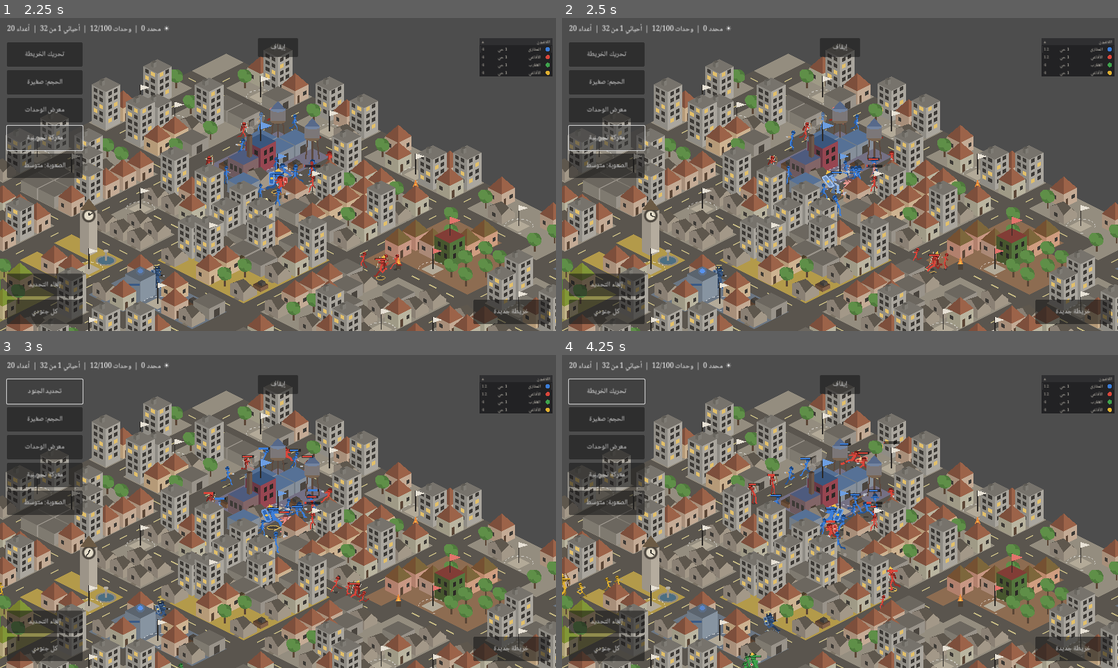
Above: before the commit, frames 1-4 (two rows, left to right).
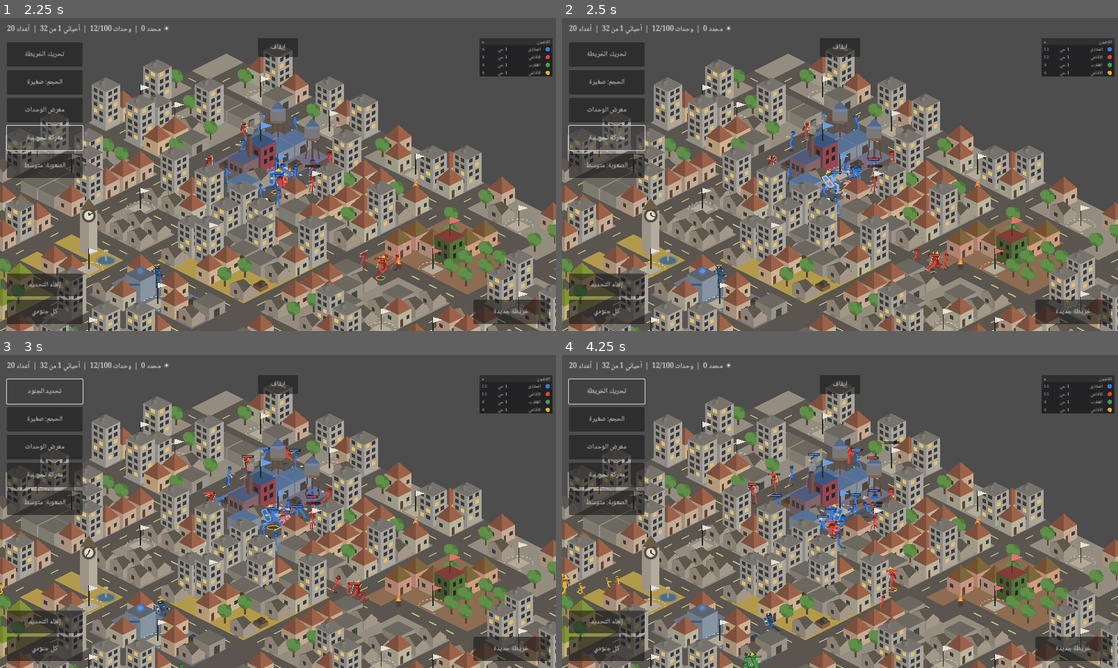
Above: after the commit, the same moments.

Repository: mohammed-5498/New-game-for-hymadi-
Game: Godot game, scene res://menu.tscn
The game is run twice, just before and just after one commit, with the same random seed, the same clock (stepped at 60 frames per second) and the same inputs.
Inputs:
- Up to frame 1 (2.25 s): click "لعب" at 0.5 s; click "ابدأ" at 1.25 s; click "معركة تجريبية" at 2 s
- Up to frame 2 (2.5 s): no input
- Up to frame 3 (3 s): click "تحريك الخريطة" at 2.75 s
- Up to frame 4 (4.25 s): click "تحديد الجنود" at 3.5 s

Frame 1 is identical in both runs. In frame 2, less than 0.1% of the frame differs, in the area x 48-54%, y 30-64%; in frame 3, 0.1%; in frame 4, 0.6%, in the area x 36-58%, y 27-63%.

Commit message:
المرحلة 11 — الدفعة ج: المواقف ومستويات التفصيل (5.4.4 و 5.4.5)
**المواقف الطريفة (5.4.4):**
- الارتداد يدفع الوحدة على حليفها فيترنّح الاثنان 0.3 ث — ويقع كثيراً عند صدّ الدروع.
- الضربة الدائرية تدفع الحلفاء المحيطين بلا ضرر عليهم: لا ضرر صديق أبداً، لكن الدفع مسموح.
- الجثة ترتد وتتدحرج مسافة تتناسب مع قوة الضربة القاتلة (بسقف 2.5 مربع)، وتصطدم بمن
  في طريقها فتزحزحهم. سرعة الارتداد محسوبة من قانون التوقف v² = 2ad حتى تقف عند
  المسافة المطلوبة بالضبط — الصيغة الأولى تجاوزت السقف وأمسكها الفحص.

**مستويات التفصيل (5.4.5):** أقرب 60 وحدة للكاميرا داخل الشاشة بالمستوى الكامل،
وباقي وحدات الشاشة بالمبسّط (حركة واحدة، بلا تفادٍ، مع الترنّح)، وما خارج الشاشة
بالإحصائي (أرقام فقط والضرر × 0.85 تعويضاً عن التفادي المتوسط). والحد ينزل إلى 30
إذا تجاوزت المباراة 800 وحدة، ويُعاد الحساب كل نصف ثانية لا كل إطار، والجثث
المتدحرجة 20 كحد أقصى والأقدم يتوقف.

الكلفة مقيسة: خطوة القتال لـ 250 وحدة — كامل 5.38 ms، مبسّط 5.26، إحصائي 4.65.
الكسب الأكبر في الرسم لا في الحساب: وحدات المستوى الإحصائي خارج الشاشة فلا تُرسم.

**أخطاء أمسكها الفحص قبل الدفع:** تدحرج تجاوز سقفه، وجثة واحدة زائدة على الحد حين
تموت الجثث كلها في نفس اللحظة، وضرب ضرر المستوى الإحصائي في معامل حركة لا وجود له
في ذلك المستوى (0.59 بدل 0.85).

`tests/test_lod.gd`: 11 مجموعة فحص. وبهذا اكتملت المرحلة 11 (القسم 5.4) بدفعاتها الثلاث.

Co-Authored-By: Claude Opus 5 <noreply@anthropic.com>
Claude-Session: https://claude.ai/code/session_01Vf2K8n39mAz1nfMpU34ux9

Diff:
--- a/godot/scripts/combat.gd
+++ b/godot/scripts/combat.gd
@@ -64,6 +64,8 @@
 		"face": Vector2(1, 0),      # اتجاه نظر الوحدة، تُحسب منه قاعدة الزاوية
 		"stamina": GC.STAMINA_MAX, "dodge_t": 0.0, "dodge_cool": 0.0, "block_t": 0.0,
 		"react_t": -1.0, "react_from": -1, "react_kind": "",
+		# مستوى التفصيل وتدحرج الجثة (5.4.4 و 5.4.5)
+		"lod": GC.LOD_FULL, "roll": Vector2.ZERO, "roll_t": 0.0,
 	}
 	u.merge(_traits(u["seed"]))
 	next_id += 1
@@ -128,6 +130,7 @@
 		u["hurt_t"] += delta
 		if u["state"] == "dead":
 			u["dead_t"] += delta
+			_roll_corpse(u, delta)
 			continue
 		_step_timers(u, delta)
 		_step_unit(u, delta)
@@ -441,6 +444,19 @@
 	else:
 		u["path"] = []
 
+	# المستوى الإحصائي (خارج الشاشة): بلا أنميشن ولا ردود أفعال، تبادل ضرر بالأرقام
+	# مع ضرب الضرر × 0.85 تعويضاً عن التفادي المتوسط حتى لا تختلف النتائج (5.4.5)
+	if String(u.get("lod", GC.LOD_FULL)) == GC.LOD_STAT:
+		u["cycle"] = 0.0
+		u["swing"] += delta
+		if not u["hit_done"] and u["swing"] >= rate * GC.UNIT_HIT_AT:
+			u["hit_done"] = true
+			_land_attack(u, tgt, melee_now)
+		if u["swing"] >= rate:
+			u["swing"] -= rate
+			u["hit_done"] = false
+		return
+
 	# الرماية من بعيد تبقى بإيقاعها القديم (5.3)؛ نظام الحركات للالتحام (5.4.2)
 	if not uses_moves(u, melee_now):
 		u["swing"] += delta
@@ -504,6 +520,9 @@
 func _warn(victim: Dictionary, attacker: Dictionary, wind: float) -> void:
 	if not alive(victim) or float(victim["react_t"]) >= 0.0:
 		return
+	# التفادي والصدّ للمستوى الكامل وحده (5.4.5)
+	if String(victim.get("lod", GC.LOD_FULL)) != GC.LOD_FULL:
+		return
 	var side := hit_side(victim, Vector2(attacker["pos"]))
 	if side_react(side) <= 0.0:
 		return                      # من الخلف لا تُرى الضربة أصلاً
@@ -567,6 +586,9 @@
 
 # اختيار الحركة بنظام نقاط لا بعشوائية محضة (5.4.2)
 func pick_move(u: Dictionary, tgt: Dictionary, d: float, reach: float) -> String:
+	# المستوى المبسّط: حركة واحدة فقط (5.4.5)
+	if String(u.get("lod", GC.LOD_FULL)) != GC.LOD_FULL:
+		return "quick"
 	var lock := String(u.get("move_lock", ""))
 	if lock != "" and GC.MOVES.has(lock):
 		return lock
@@ -630,9 +652,12 @@
 	var key := String(u["key"])
 	var dmg: float = float(GC.stat(key, "melee_dmg")) if melee_now else float(GC.stat(key, "dmg"))
 	dmg *= out_mult(u)
+	if String(u.get("lod", GC.LOD_FULL)) == GC.LOD_STAT:
+		dmg *= GC.LOD_STAT_DMG    # تعويض التفادي المتوسط الغائب هنا (5.4.5)
 
 	# ---- الحركة الحالية وأثرها (5.4.2) ----
-	var moves: bool = uses_moves(u, melee_now)
+	# المستوى الإحصائي بلا حركات أصلاً، فلا يُضرب ضرره في معامل حركة (5.4.5)
+	var moves: bool = uses_moves(u, melee_now) and String(u.get("lod", GC.LOD_FULL)) != GC.LOD_STAT
 	var spec: Dictionary = GC.MOVES.get(String(u["move"]), {}) if moves else {}
 	var around: bool = bool(spec.get("around", false))
 	if moves:
@@ -666,6 +691,11 @@
 			+ float(spec["reach"])
 		for o in _enemies_within(u, Vector2(u["pos"]), radius):
 			damage(o, dmg, u, false)
+		# وتدفع الحلفاء المحيطين بلا ضرر عليهم: لا ضرر صديق أبداً، لكن الدفع مسموح (5.4.4)
+		for o in _near_units(Vector2(u["pos"]), radius):
+			if o["state"] == "dead" or int(o["id"]) == int(u["id"]) or not _friendly(u, o):
+				continue
+			_push(o, Vector2(u["pos"]), GC.SPIN_ALLY_PUSH)
 		return
 
 	damage(tgt, dmg, u, false)
@@ -777,12 +807,63 @@
 	if tgt["hp"] <= 0.0:
 		if on_death.is_valid():
 			on_death.call(tgt, src)
-		_kill(tgt)
-
-func _kill(u: Dictionary) -> void:
+		_kill(tgt, dealt, src)
+
+# الجثة ترتد وتتدحرج مسافة تتناسب مع قوة الضربة القاتلة، وتزحزح من في طريقها (5.4.4)
+func _roll_corpse(u: Dictionary, delta: float) -> void:
+	var v: Vector2 = Vector2(u["roll"])
+	if v.length() < 0.01:
+		return
+	var step: Vector2 = v * delta
+	var to: Vector2 = Vector2(u["pos"]) + step
+	if _walkable_at(to):
+		u["pos"] = to
+		# تصطدم بمن في طريقها فتزحزحهم قليلاً
+		for o in _near_units(to, GC.SHOVE_ALLY_DIST):
+			if o["state"] == "dead" or int(o["id"]) == int(u["id"]):
+				continue
+			var away: Vector2 = Vector2(o["pos"]) - to
+			if away.length() < 0.001:
+				away = v.normalized()
+			var shoved: Vector2 = Vector2(o["pos"]) + away.normalized() * GC.CORPSE_SHOVE * delta * 10.0
+			if _walkable_at(shoved):
+				o["pos"] = shoved
+	else:
+		u["roll"] = Vector2.ZERO
+		return
+	u["roll"] = v.move_toward(Vector2.ZERO, GC.CORPSE_DRAG * delta)
+
+# كم جثة تتدحرج الآن؟ الحد عشرون والأقدم يتوقف (5.4.5)
+func _cap_rolling(latest: Dictionary) -> void:
+	var rolling := []
+	for u in units:
+		if u["state"] == "dead" and Vector2(u["roll"]).length() > 0.01:
+			rolling.append(u)
+	if rolling.size() <= GC.CORPSE_ROLLING_MAX:
+		return
+	rolling.sort_custom(func(x, y): return float(x["dead_t"]) > float(y["dead_t"]))
+	var to_stop: int = rolling.size() - GC.CORPSE_ROLLING_MAX
+	for r in rolling:
+		if to_stop <= 0:
+			break
+		if int(r["id"]) == int(latest["id"]):
+			continue          # الأحدث يبقى، والأقدم هو الذي يتوقف
+		r["roll"] = Vector2.ZERO
+		to_stop -= 1
+
+func _kill(u: Dictionary, blow: float = 0.0, from = null) -> void:
 	u["hp"] = 0.0
 	u["state"] = "dead"
 	u["dead_t"] = 0.0
+	# ارتداد الجثة: مسافته من قوة الضربة القاتلة (5.4.4)
+	if from != null and blow > 0.0:
+		var dir: Vector2 = Vector2(u["pos"]) - Vector2(from["pos"])
+		if dir.length() < 0.001:
+			dir = Vector2(1, 0)
+		var dist: float = minf(blow * GC.CORPSE_ROLL, GC.CORPSE_ROLL_MAX)
+		# مع تباطؤ ثابت a تكون مسافة التوقف v² / (2a)، فالسرعة الأولى:
+		u["roll"] = dir.normalized() * sqrt(2.0 * GC.CORPSE_DRAG * dist)
+		_cap_rolling(u)
 	u["path"] = []
 	u["sel"] = false
 	# من كان يقاتله يبحث فوراً عن هدف آخر (5.2)
@@ -1020,8 +1101,16 @@
 	if d.length() < 0.01:
 		return
 	var goal: Vector2 = Vector2(u["pos"]) + d.normalized() * tiles
-	if _walkable_at(goal):
-		u["pos"] = goal
+	if not _walkable_at(goal):
+		return
+	u["pos"] = goal
+	# ارتطام بحليف: يترنّح الاثنان (5.4.4)
+	for o in _near_units(goal, GC.SHOVE_ALLY_DIST):
+		if o["state"] == "dead" or int(o["id"]) == int(u["id"]) or not _friendly(u, o):
+			continue
+		_stagger(u, GC.SHOVE_ALLY_STAGGER)
+		_stagger(o, GC.SHOVE_ALLY_STAGGER)
+		break
 
 func _walkable_at(p: Vector2) -> bool:
 	if map == null or not map.has_method("walkable"):
--- a/godot/scripts/config.gd
+++ b/godot/scripts/config.gd
@@ -199,6 +199,26 @@
 const STAMINA_DODGE := 35.0
 const STAMINA_BLOCK := 25.0
 const STAMINA_REGEN := 20.0     # في الثانية
+
+# ---------- المواقف الطريفة (5.4.4) ----------
+const SHOVE_ALLY_DIST := 0.6    # الوحدة المرتدّة تصطدم بحليف داخل هذه المسافة
+const SHOVE_ALLY_STAGGER := 0.3 # فيترنّح الاثنان
+const SPIN_ALLY_PUSH := 0.5     # الضربة الدائرية تدفع الحلفاء بلا ضرر
+const CORPSE_ROLL := 0.045      # مسافة تدحرج الجثة لكل نقطة ضرر من الضربة القاتلة
+const CORPSE_ROLL_MAX := 2.5    # سقف المسافة بالمربعات
+const CORPSE_DRAG := 4.0        # تباطؤ التدحرج في الثانية
+const CORPSE_ROLLING_MAX := 20  # أكثر من عشرين جثة متدحرجة: الأقدم يتوقف
+const CORPSE_SHOVE := 0.35      # كم تزحزح الجثةُ من في طريقها
+
+# ---------- مستويات التفصيل (5.4.5) ----------
+const LOD_FULL := "full"        # كل ما سبق
+const LOD_SIMPLE := "simple"    # حركة واحدة، بلا تفادٍ، مع الترنّح
+const LOD_STAT := "stat"        # أرقام فقط بلا أنميشن ولا ردود أفعال
+const LOD_NEAR := 60            # أقرب 60 وحدة للكاميرا داخل الشاشة
+const LOD_NEAR_CROWDED := 30    # وإذا تجاوزت المباراة 800 وحدة
+const LOD_CROWD := 800
+const LOD_EVERY := 0.5          # يُعاد الحساب كل نصف ثانية لا كل إطار
+const LOD_STAT_DMG := 0.85      # تعويض التفادي المتوسط حتى لا تختلف النتائج
 
 # ---------- اختيار الحركة بنظام نقاط (5.4.2) ----------
 const MOVE_BASE := {"quick": 1.0, "heavy": 1.0, "thrust": 0.8, "spin": 0.6}
--- a/godot/scripts/game.gd
+++ b/godot/scripts/game.gd
@@ -49,6 +49,7 @@
 var live_tiles: Array = []       # مبانٍ فيها جزء متحرك: الساعة والشرطة والأعلام
 var dist_bands: Array = []       # أول وآخر قطر يمر به كل حي (14)
 var _view := Rect2()             # ما تراه الكاميرا الآن، يُحسب مرة كل إطار (14)
+var _lod_t := 0.0                # مؤقت إعادة حساب مستويات التفصيل (5.4.5)
 var map_draws := 0               # كم مرة أُعيد رسم الخريطة الثابتة (للفحص)
 var unit_draws := 0              # وكم وحدة رُسمت في الإطار الأخير (للفحص)
 var show_fps := false            # يظهر بثلاث لمسات على شريط المعلومات (14)
@@ -189,11 +190,37 @@
 		cam.offset = Vector2.ZERO
 	_clamp_cam()
 	_refresh_layers()
+	_refresh_lod(delta)
 	if show_fps:
 		_fps_t += delta
 		if _fps_t >= GC.FPS_UPDATE:
 			_fps_t = 0.0
 			_refresh_info()
+
+# مستويات التفصيل الثلاثة (5.4.5): الأقرب للكاميرا كامل، وباقي ما على الشاشة مبسّط،
+# وما خارجها إحصائي. يُعاد الحساب كل نصف ثانية لا كل إطار.
+func _refresh_lod(delta: float) -> void:
+	_lod_t -= delta
+	if _lod_t > 0.0:
+		return
+	_lod_t = GC.LOD_EVERY
+	var center: Vector2 = _view.position + _view.size * 0.5
+	var near := []
+	for u in combat.units:
+		if u["state"] == "dead":
+			continue
+		var p := tile_to_world(u["pos"])
+		if _view.has_point(p):
+			u["lod"] = GC.LOD_SIMPLE
+			near.append([p.distance_squared_to(center), u])
+		else:
+			u["lod"] = GC.LOD_STAT
+	# أقرب 60 وحدة للكاميرا كاملة، و 30 فقط إذا تجاوزت المباراة 800 وحدة
+	var cap: int = GC.LOD_NEAR_CROWDED if combat.units.size() > GC.LOD_CROWD else GC.LOD_NEAR
+	if near.size() > cap:
+		near.sort_custom(func(a, b): return float(a[0]) < float(b[0]))
+	for i in mini(cap, near.size()):
+		near[i][1]["lod"] = GC.LOD_FULL
 
 # لا يُعاد رسم إلا ما تحرّك فعلاً (14)
 func _clamp_cam() -> void:
--- /dev/null
+++ b/godot/tests/test_lod.gd
@@ -0,0 +1,266 @@
+extends SceneTree
+# فحص المواقف الطريفة ومستويات التفصيل — 5.4.4 و 5.4.5 (الدفعة ج)
+#   godot --headless --path godot --script tests/test_lod.gd
+
+var failures := 0
+
+class FlatMap:
+	extends RefCounted
+	func find_path(_from: Vector2, to: Vector2) -> Array:
+		return [to]
+	func walkable(_i: int, _j: int) -> bool:
+		return true
+
+func check(cond: bool, msg: String) -> void:
+	if not cond:
+		printerr("فشل: " + msg)
+		failures += 1
+
+func new_combat() -> Combat:
+	return Combat.new(FlatMap.new())
+
+func run(c: Combat, seconds: float, dt: float = 1.0 / 60.0) -> void:
+	for i in int(seconds / dt):
+		c.step(dt)
+
+func _initialize() -> void:
+	_t_numbers()
+	_t_corpse_roll()
+	_t_corpse_roll_cap()
+	_t_corpse_shoves()
+	_t_push_into_ally()
+	_t_spin_pushes_allies()
+	await _t_lod_assignment()
+	_t_lod_simple_one_move()
+	_t_lod_no_reactions()
+	_t_lod_stat_damage()
+	await _t_lod_period()
+	if failures == 0:
+		print("نجح فحص المواقف ومستويات التفصيل: لا أخطاء.")
+	else:
+		printerr("فشل الفحص: %d خطأ." % failures)
+	quit(0 if failures == 0 else 1)
+
+# ---------- الأرقام ----------
+func _t_numbers() -> void:
+	check(GC.SHOVE_ALLY_STAGGER == 0.3, "ترنّح الاصطدام بالحليف ليس 0.3 ث")
+	check(GC.CORPSE_ROLLING_MAX == 20, "حد الجثث المتدحرجة ليس 20")
+	check(GC.LOD_NEAR == 60, "حد المستوى الكامل ليس 60 وحدة")
+	check(GC.LOD_NEAR_CROWDED == 30, "الحد المزدحم ليس 30")
+	check(GC.LOD_CROWD == 800, "عتبة الازدحام ليست 800 وحدة")
+	check(GC.LOD_EVERY == 0.5, "إعادة حساب المستوى ليست كل نصف ثانية")
+	check(GC.LOD_STAT_DMG == 0.85, "ضرر المستوى الإحصائي ليس × 0.85")
+
+# ---------- الجثة تتدحرج بقدر قوة الضربة القاتلة ----------
+func _t_corpse_roll() -> void:
+	var rolled := {}
+	for blow in [10.0, 200.0]:
+		var c := new_combat()
+		var killer := c.spawn("crow_common", 0, 0, Vector2(5, 5))
+		var v := c.spawn("scorp_common", 1, 1, Vector2(6, 5))
+		v["hp"] = 1.0
+		var from: Vector2 = Vector2(v["pos"])
+		c.damage(v, blow, killer, false)
+		check(String(v["state"]) == "dead", "لم تمت الوحدة بالضربة")
+		run(c, 0.9)
+		rolled[blow] = Vector2(v["pos"]).distance_to(from)
+	check(float(rolled[10.0]) > 0.01, "الجثة لم تتدحرج إطلاقاً")
+	check(float(rolled[200.0]) > float(rolled[10.0]) * 2.0,
+		"تدحرج الجثة لا يتناسب مع قوة الضربة (%.2f مقابل %.2f)" % [rolled[200.0], rolled[10.0]])
+	check(float(rolled[200.0]) <= GC.CORPSE_ROLL_MAX + 0.2, "تدحرج الجثة تجاوز سقفه")
+
+# ---------- عشرون جثة متدحرجة كحد أقصى، والأقدم يتوقف ----------
+func _t_corpse_roll_cap() -> void:
+	var c := new_combat()
+	var killer := c.spawn("crow_common", 0, 0, Vector2(50, 50))
+	for i in 30:
+		var v := c.spawn("scorp_common", 1, 1, Vector2(float(i) * 3.0, 5))
+		v["hp"] = 1.0
+		c.damage(v, 120.0, killer, false)
+	var rolling := 0
+	for u in c.units:
+		if u["state"] == "dead" and Vector2(u["roll"]).length() > 0.01:
+			rolling += 1
+	check(rolling <= GC.CORPSE_ROLLING_MAX, "%d جثة تتدحرج والحد 20" % rolling)
+	check(rolling >= GC.CORPSE_ROLLING_MAX - 1, "توقفت جثث أكثر من اللازم (%d)" % rolling)
+
+# ---------- الجثة تزحزح من في طريقها ----------
+func _t_corpse_shoves() -> void:
+	var c := new_combat()
+	var killer := c.spawn("crow_common", 0, 0, Vector2(5, 5))
+	var v := c.spawn("scorp_common", 1, 1, Vector2(6, 5))
+	var bystander := c.spawn("scorp_common", 1, 1, Vector2(7.2, 5))
+	bystander["react"] = 99.0
+	var before: Vector2 = Vector2(bystander["pos"])
+	v["hp"] = 1.0
+	c.damage(v, 200.0, killer, false)
+	run(c, 0.5)
+	check(Vector2(bystander["pos"]).distance_to(before) > 0.02, "الجثة المتدحرجة لم تزحزح من في طريقها")
+
+# ---------- الارتداد يدفع الوحدة على حليفها فيترنّح الاثنان ----------
+func _t_push_into_ally() -> void:
+	var c := new_combat()
+	var a := c.spawn("crow_common", 0, 0, Vector2(5, 5))
+	var mate := c.spawn("crow_common", 0, 0, Vector2(5.9, 5))
+	var src := c.spawn("scorp_common", 1, 1, Vector2(4, 5))
+	c._push(a, Vector2(src["pos"]), 0.6)
+	check(float(a["stagger_t"]) > 0.0 and float(mate["stagger_t"]) > 0.0,
+		"الارتطام بالحليف لم يُرنّح الاثنين")
+	check(absf(float(a["stagger_t"]) - GC.SHOVE_ALLY_STAGGER) < 0.001, "مدة الترنّح ليست 0.3 ث")
+	# وبلا حليف قريب: لا ترنّح
+	var c2 := new_combat()
+	var b := c2.spawn("crow_common", 0, 0, Vector2(5, 5))
+	var src2 := c2.spawn("scorp_common", 1, 1, Vector2(4, 5))
+	c2._push(b, Vector2(src2["pos"]), 0.6)
+	check(float(b["stagger_t"]) == 0.0, "ترنّحت الوحدة بلا حليف تصطدم به")
+
+# ---------- الدائرية تدفع الحلفاء بلا ضرر ----------
+func _t_spin_pushes_allies() -> void:
+	var c := new_combat()
+	var sp := c.spawn("hammer_breaker", 0, 0, Vector2(5, 5))
+	sp["move"] = "spin"
+	sp["cycle"] = 1.0
+	var mate := c.spawn("hammer_common", 0, 0, Vector2(5.6, 5))
+	var foe := c.spawn("scorp_common", 1, 1, Vector2(4.4, 5))
+	foe["react"] = 99.0
+	var mate_from: Vector2 = Vector2(mate["pos"])
+	var mate_hp: float = float(mate["hp"])
+	c._land_attack(sp, foe, false)
+	check(float(mate["hp"]) == mate_hp, "الدائرية أصابت حليفاً بضرر")
+	check(Vector2(mate["pos"]).distance_to(mate_from) > 0.1, "الدائرية لم تدفع الحليف")
+	check(float(foe["hp"]) < float(foe["max_hp"]), "الدائرية لم تصب العدو")
+
+# ---------- توزيع المستويات الثلاثة من الكاميرا ----------
+func _t_lod_assignment() -> void:
+	var g = load("res://main.tscn").instantiate()
+	root.add_child(g)
+	for i in 20:
+		await process_frame
+	g.combat.clear()
+	var center: Vector2 = g.world_to_tile(g.cam.position)
+	for k in 80:
+		g.combat.spawn("crow_common", 0, 0, center + Vector2(float(k % 10) * 0.3 - 1.5, float(k / 10) * 0.3 - 1.0))
+	for k in 10:
+		g.combat.spawn("crow_common", 0, 0, center + Vector2(200.0 + float(k), 200.0))
+	g._lod_t = 0.0
+	for i in 3:
+		await process_frame
+	var full := 0
+	var simple := 0
+	var stat := 0
+	for u in g.combat.units:
+		match String(u["lod"]):
+			GC.LOD_FULL: full += 1
+			GC.LOD_SIMPLE: simple += 1
+			GC.LOD_STAT: stat += 1
+	check(full == GC.LOD_NEAR, "المستوى الكامل %d وحدة والمطلوب 60" % full)
+	check(simple == 20, "المستوى المبسّط %d والمطلوب 20 (باقي ما على الشاشة)" % simple)
+	check(stat == 10, "المستوى الإحصائي %d والمطلوب 10 (خارج الشاشة)" % stat)
+	# الأقرب للكاميرا هي الكاملة
+	var worst_full := 0.0
+	var best_simple := 99999.0
+	var cen: Vector2 = g._view.position + g._view.size * 0.5
+	for u in g.combat.units:
+		var d: float = g.tile_to_world(u["pos"]).distance_to(cen)
+		if String(u["lod"]) == GC.LOD_FULL:
+			worst_full = maxf(worst_full, d)
+		elif String(u["lod"]) == GC.LOD_SIMPLE:
+			best_simple = minf(best_simple, d)
+	check(worst_full <= best_simple + 0.01, "وحدة مبسّطة أقرب للكاميرا من وحدة كاملة")
+	g.queue_free()
+	await process_frame
+
+# ---------- المبسّط: حركة واحدة فقط ----------
+func _t_lod_simple_one_move() -> void:
+	var c := new_combat()
+	var a := c.spawn("hammer_breaker", 0, 0, Vector2(5, 5))
+	var b := c.spawn("scorp_common", 1, 1, Vector2(5.4, 5))
+	c.spawn("scorp_common", 1, 1, Vector2(4.6, 5))
+	c.spawn("scorp_common", 1, 1, Vector2(5.0, 5.5))
+	a["bold"] = GC.TRAIT_BOLD[1]
+	a["lod"] = GC.LOD_SIMPLE
+	var seen := {}
+	for i in 200:
+		seen[c.pick_move(a, b, 0.4, 1.2)] = true
+	check(seen.size() == 1 and seen.has("quick"), "المستوى المبسّط لا يقتصر على حركة واحدة")
+	# للمقارنة: نفس الوحدة في المستوى الكامل، في موقف متعادل بلا حشد وبلا جرأة زائدة
+	var c2 := new_combat()
+	var a2 := c2.spawn("crow_common", 0, 0, Vector2(5, 5))
+	var b2 := c2.spawn("scorp_common", 1, 1, Vector2(5.4, 5))
+	a2["bold"] = 1.0
+	a2["lod"] = GC.LOD_FULL
+	var seen2 := {}
+	for i in 200:
+		seen2[c2.pick_move(a2, b2, 0.4, 1.0)] = true
+	check(seen2.size() > 1, "المستوى الكامل فقد تنوّع الحركات")
+
+# ---------- المبسّط والإحصائي: بلا تفادٍ، والترنّح يبقى ----------
+func _t_lod_no_reactions() -> void:
+	for lvl in [GC.LOD_SIMPLE, GC.LOD_STAT]:
+		var c := new_combat()
+		var v := c.spawn("crow_common", 1, 1, Vector2(9, 9))
+		var src := c.spawn("crow_common", 0, 0, Vector2(11, 9))
+		v["face"] = Vector2(1, 0)
+		v["react"] = 0.05
+		v["lod"] = lvl
+		c._warn(v, src, 1.0)
+		check(float(v["react_t"]) < 0.0, "وحدة في المستوى %s استعدت للتفادي" % lvl)
+		# الترنّح يعمل في كل المستويات
+		c._stagger(v, 0.4)
+		check(float(v["stagger_t"]) > 0.0, "الترنّح لا يعمل في المستوى %s" % lvl)
+
+# ---------- الإحصائي: ضرر × 0.85 وبلا دورة حركة ----------
+func _t_lod_stat_damage() -> void:
+	var dealt := {}
+	for lvl in [GC.LOD_FULL, GC.LOD_STAT]:
+		var c := new_combat()
+		var a := c.spawn("crow_common", 0, 0, Vector2(5, 5))
+		var b := c.spawn("scorp_common", 1, 1, Vector2(5.4, 5))
+		b["hp"] = 100000.0
+		b["max_hp"] = 100000.0
+		a["react"] = 99.0
+		b["react"] = 99.0
+		a["lod"] = lvl
+		b["lod"] = lvl
+		a["move_lock"] = "quick"
+		a["scan_t"] = 0.0
+		var dt := 1.0 / 60.0
+		for i in int(30.0 / dt):
+			c.step(dt)
+			a["pos"] = Vector2(5, 5)
+			b["pos"] = Vector2(5.4, 5)
+			a["hp"] = float(a["max_hp"])
+			a["lod"] = lvl
+			b["lod"] = lvl
+		dealt[lvl] = 100000.0 - float(b["hp"])
+	check(float(dealt[GC.LOD_STAT]) > 0.0, "المستوى الإحصائي لا يتبادل ضرراً")
+	var base := 10.0 / 1.0 * 30.0           # ضرر 10 كل ثانية لثلاثين ثانية
+	var ratio: float = float(dealt[GC.LOD_STAT]) / base
+	check(absf(ratio - GC.LOD_STAT_DMG) < 0.06,
+		"ضرر المستوى الإحصائي %.2f من الأساس والمطلوب 0.85" % ratio)
+
+# ---------- يُعاد الحساب كل نصف ثانية لا كل إطار ----------
+func _t_lod_period() -> void:
+	var g = load("res://main.tscn").instantiate()
+	root.add_child(g)
+	for i in 20:
+		await process_frame
+	g.combat.clear()
+	var center: Vector2 = g.world_to_tile(g.cam.position)
+	var u: Dictionary = g.combat.spawn("crow_common", 0, 0, center)
+	g._lod_t = 0.0
+	for i in 3:
+		await process_frame
+	check(String(u["lod"]) == GC.LOD_FULL, "الوحدة أمام الكاميرا ليست بالمستوى الكامل")
+	# نزيحها خارج الشاشة: لا يتغير مستواها قبل نصف ثانية
+	u["pos"] = center + Vector2(300, 300)
+	g._lod_t = GC.LOD_EVERY
+	for i in 2:
+		await process_frame
+	check(String(u["lod"]) == GC.LOD_FULL, "أُعيد حساب المستوى قبل موعده")
+	g._lod_t = 0.0
+	for i in 3:
+		await process_frame
+	check(String(u["lod"]) == GC.LOD_STAT, "لم يُعد حساب المستوى بعد الموعد")
+	g.queue_free()
+	await process_frame
Not shown, changed: CLAUDE.md
